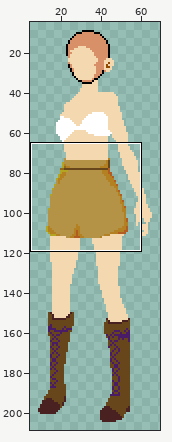
Two states of a pixel-art file, src/testrom/res/_ignore/detective_piet/asesprite/neo_detective.aseprite. Above, an overview of the earlier version with the close-up marked.
Close-up. The starting point:
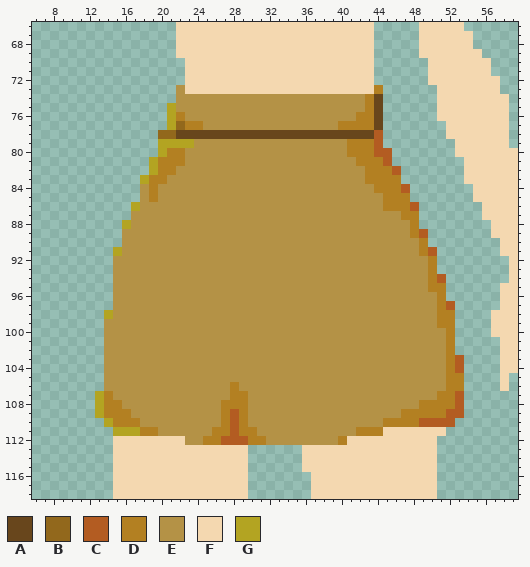
74x212 pixels, 1 frame. Shown: x 6..59, y 66..118. The wide view leaves out empty margins.
Visible layers, top first: "Schoen Rechts", "Schoen Links", "Rok", "Hoofd/Oor", "Hoofd/Hoofdshading" darken, "Hoofd/Hoofd", "Nek", "Bovenlichaam", "Heup", "Arm Links", "Da GUN/Hand Links", "Voet Links", "Voet Rechts", "Been Rechts", "Been Links".
Palette (. is transparent): A #68461c  B #92681c  C #b35c22  D #b38022  E #b49246  F #f4d8b0  G #b3a422
Pixels before (only the part around the change), first column x 6:
 66 ................FFFFFFFFFFFFFFFFFFFFFF.....FFFFF......
 67 ................FFFFFFFFFFFFFFFFFFFFFF.....FFFFFF.....
 68 ................FFFFFFFFFFFFFFFFFFFFFF.....FFFFFF.....
 69 ................FFFFFFFFFFFFFFFFFFFFFF.....FFFFFFF....
 70 .................FFFFFFFFFFFFFFFFFFFFF......FFFFFFF...
 71 .................FFFFFFFFFFFFFFFFFFFFF......FFFFFFF...
 72 .................FFFFFFFFFFFFFFFFFFFFF......FFFFFFFF..
 73 ................EFFFFFFFFFFFFFFFFFFFFFD......FFFFFFF..
 74 ................EEEEEEEEEEEEEEEEEEEEEDA......FFFFFFFF.
 75 ...............GEEEEEEEEEEEEEEEEEEEEEDA......FFFFFFFF.
 76 ...............GDEEEEEEEEEEEEEEEEEEEDDA......FFFFFFFF.
 77 ...............GBDDEEEEEEEEEEEEEEEDDDDA.......FFFFFFF.
 78 ..............BBAAAAAAAAAAAAAAAAAAAAAAC.......FFFFFFF.
 79 ..............GGGGEEEEEEEEEEEEEEEEEDDDC........FFFFFF.
 80 ..............GDDEEEEEEEEEEEEEEEEEEDDDCC.......FFFFFFF
 81 .............GDDDEEEEEEEEEEEEEEEEEEEDDDC........FFFFFF
 82 .............GDDEEEEEEEEEEEEEEEEEEEEEDDDC.......FFFFFF
 83 ............GDDEEEEEEEEEEEEEEEEEEEEEEDDDD.......FFFFFF
 84 ............EDEEEEEEEEEEEEEEEEEEEEEEEEDDDC.......FFFFF
 85 ............EDEEEEEEEEEEEEEEEEEEEEEEEEEDDD.......FFFFF
 86 ...........GEEEEEEEEEEEEEEEEEEEEEEEEEEEDDDC.......FFFF
 87 ...........EEEEEEEEEEEEEEEEEEEEEEEEEEEEEEDD.......FFFF
 88 ..........GEEEEEEEEEEEEEEEEEEEEEEEEEEEEEEED........FFF
 89 ..........EEEEEEEEEEEEEEEEEEEEEEEEEEEEEEEEDC.......FFF
 90 ..........EEEEEEEEEEEEEEEEEEEEEEEEEEEEEEEEED........FF
 91 .........GEEEEEEEEEEEEEEEEEEEEEEEEEEEEEEEEEDC.......FF
 92 .........EEEEEEEEEEEEEEEEEEEEEEEEEEEEEEEEEEED........F
 93 .........EEEEEEEEEEEEEEEEEEEEEEEEEEEEEEEEEEED........F
 94 .........EEEEEEEEEEEEEEEEEEEEEEEEEEEEEEEEEEEDC.......F
 95 .........EEEEEEEEEEEEEEEEEEEEEEEEEEEEEEEEEEEDD......FF
 96 .........EEEEEEEEEEEEEEEEEEEEEEEEEEEEEEEEEEEED......FF
 97 .........EEEEEEEEEEEEEEEEEEEEEEEEEEEEEEEEEEEEDC.....FF
 98 ........GEEEEEEEEEEEEEEEEEEEEEEEEEEEEEEEEEEEEDD....FFF
 99 ........EEEEEEEEEEEEEEEEEEEEEEEEEEEEEEEEEEEEEDD....FFF
100 ........EEEEEEEEEEEEEEEEEEEEEEEEEEEEEEEEEEEEEED....FFF
101 ........EEEEEEEEEEEEEEEEEEEEEEEEEEEEEEEEEEEEEED.....FF
102 ........EEEEEEEEEEEEEEEEEEEEEEEEEEEEEEEEEEEEEED.....FF
103 ........EEEEEEEEEEEEEEEEEEEEEEEEEEEEEEEEEEEEEEDC....FF
104 ........EEEEEEEEEEEEEEEEEEEEEEEEEEEEEEEEEEEEEEDC....FF
105 ........EEEEEEEEEEEEEEEEEEEEEEEEEEEEEEEEEEEEEEDD....F.
106 ........EEEEEEEEEEEEEEDEEEEEEEEEEEEEEEEEEEEEEEDD....F.
107 .......GDEEEEEEEEEEEEEDDEEEEEEEEEEEEEEEEEEEEEDDC......
108 .......GDDEEEEEEEEEEEDDDEEEEEEEEEEEEEEEEEEEDDDDC......
109 .......GDDDEEEEEEEEEEDCDEEEEEEEEEEEEEEEEEDDDDDCC......
110 ........GDDDEEEEEEEEEDCDEEEEEEEEEEEEEEEDDDDCCCC.......
111 .........GGGDDEEEEEEDDCDDEEEEEEEEEEEDDDFFFFFFF........
112 .........FFFFFFFFEEDDCCCDDEEEEEEEEDFFFFFFFFFF.........
113 .........FFFFFFFFFFFFFFF......FFFFFFFFFFFFFFF.........
114 .........FFFFFFFFFFFFFFF......FFFFFFFFFFFFFFF.........
115 .........FFFFFFFFFFFFFFF......FFFFFFFFFFFFFFF.........
116 .........FFFFFFFFFFFFFFF.......FFFFFFFFFFFFFF.........
117 .........FFFFFFFFFFFFFFF.......FFFFFFFFFFFFFF.........
118 .........FFFFFFFFFFFFFFF.......FFFFFFFFFFFFFF.........
The result:
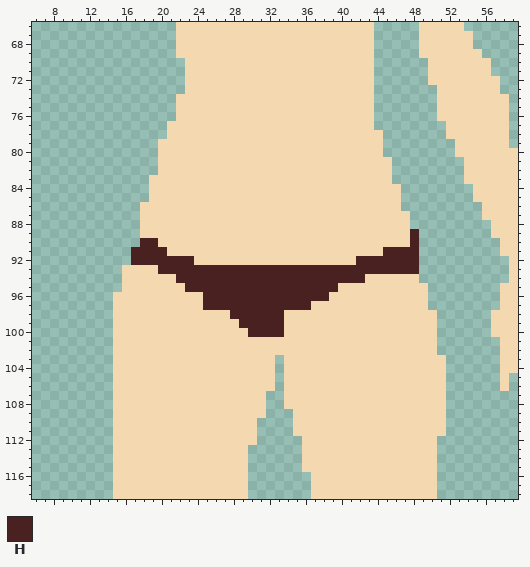
Colours new in this view: H #492121
What changed:
layer "Rok" now hidden
Changed rows in their new state; - is an unchanged pixel.
first column x 13:
 73 ---------.---------------------.---------
 74 ---------FFFFFFFFFFFFFFFFFFFFFF.---------
 75 --------.FFFFFFFFFFFFFFFFFFFFFF.---------
 76 --------.FFFFFFFFFFFFFFFFFFFFFF.---------
 77 --------FFFFFFFFFFFFFFFFFFFFFFF.---------
 78 -------.FFFFFFFFFFFFFFFFFFFFFFFF---------
 79 -------FFFFFFFFFFFFFFFFFFFFFFFFF---------
 80 -------FFFFFFFFFFFFFFFFFFFFFFFFF.--------
 81 ------.FFFFFFFFFFFFFFFFFFFFFFFFFF--------
 82 ------.FFFFFFFFFFFFFFFFFFFFFFFFFF.-------
 83 -----.FFFFFFFFFFFFFFFFFFFFFFFFFFF.-------
 84 -----.FFFFFFFFFFFFFFFFFFFFFFFFFFFF.------
 85 -----.FFFFFFFFFFFFFFFFFFFFFFFFFFFF.------
 86 ----.FFFFFFFFFFFFFFFFFFFFFFFFFFFFF..-----
 87 ----.FFFFFFFFFFFFFFFFFFFFFFFFFFFFFF.-----
 88 ---..FFFFFFFFFFFFFFFFFFFFFFFFFFFFFF.-----
 89 ---..FFFFFFFFFFFFFFFFFFFFFFFFFFFFFFH.----
 90 ---..HHFFFFFFFFFFFFFFFFFFFFFFFFFFFFH.----
 91 --..HHHHFFFFFFFFFFFFFFFFFFFFFFFFHHHH..---
 92 --..HHHHHHHFFFFFFFFFFFFFFFFFFHHHHHHH..---
 93 --.FFFFHHHHHHHHHHHHHHHHHHHHHHHHHHHHH..---
 94 --.FFFFFFHHHHHHHHHHHHHHHHHHHHHFFFFFF...--
 95 --.FFFFFFFHHHHHHHHHHHHHHHHHFFFFFFFFFF..--
 96 --FFFFFFFFFFHHHHHHHHHHHHHHFFFFFFFFFFF..--
 97 --FFFFFFFFFFHHHHHHHHHHHHFFFFFFFFFFFFF...-
 98 -.FFFFFFFFFFFFFHHHHHHFFFFFFFFFFFFFFFFF..-
 99 -.FFFFFFFFFFFFFFHHHHHFFFFFFFFFFFFFFFFF..-
100 -.FFFFFFFFFFFFFFFHHHHFFFFFFFFFFFFFFFFF..-
101 -.FFFFFFFFFFFFFFFFFFFFFFFFFFFFFFFFFFFF..-
102 -.FFFFFFFFFFFFFFFFFFFFFFFFFFFFFFFFFFFF..-
103 -.FFFFFFFFFFFFFFFFFF.FFFFFFFFFFFFFFFFFF..
104 -.FFFFFFFFFFFFFFFFFF.FFFFFFFFFFFFFFFFFF..
105 -.FFFFFFFFFFFFFFFFFF.FFFFFFFFFFFFFFFFFF..
106 -.FFFFFFFFFFFFFFFFFF.FFFFFFFFFFFFFFFFFF..
107 ..FFFFFFFFFFFFFFFFF..FFFFFFFFFFFFFFFFFF..
108 ..FFFFFFFFFFFFFFFFF..FFFFFFFFFFFFFFFFFF..
109 ..FFFFFFFFFFFFFFFFF...FFFFFFFFFFFFFFFFF..
110 -.FFFFFFFFFFFFFFFF....FFFFFFFFFFFFFFFFF.-
111 --FFFFFFFFFFFFFFFF....FFFFFFFFFF---------
112 ----------FFFFFFFF.....FFFFF-------------
